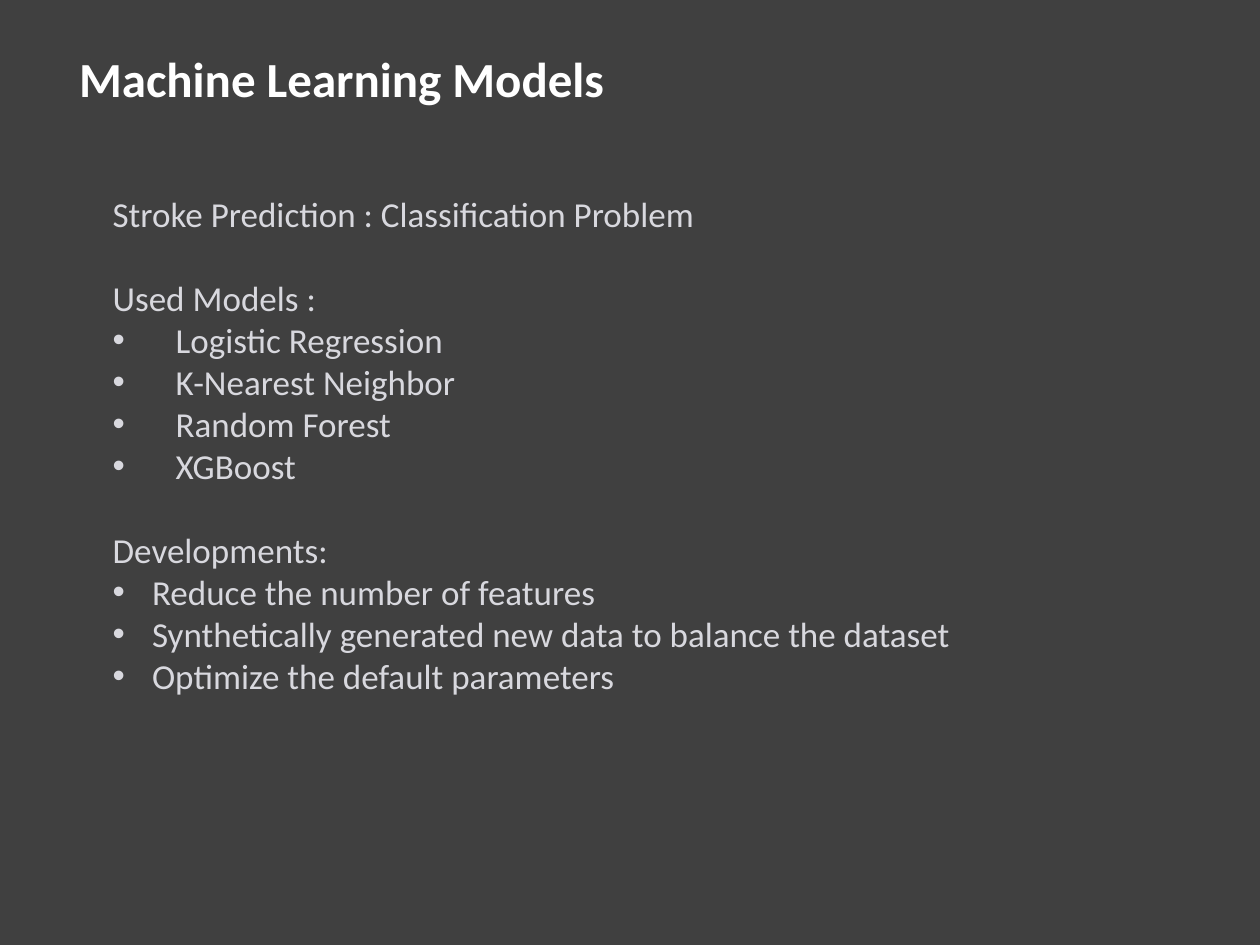
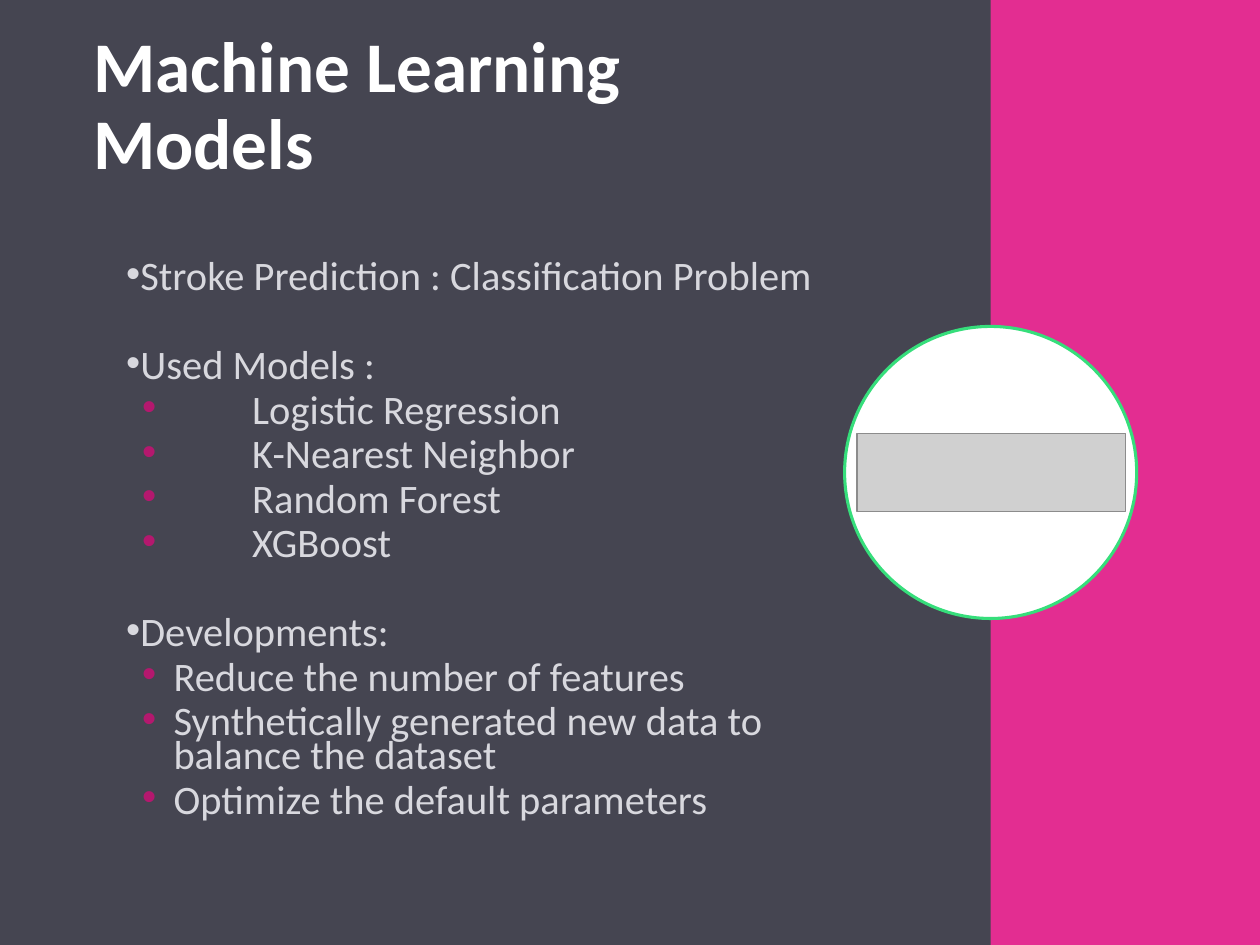
Before and after one commit to sheha919/Stroke_Prediction, a slide deck: slide 10 of stroke_pred_presentation.pptx. Drawn at 1260x945 pixels with LibreOffice and Linux fonts; fonts in the diff are those of the drawing; grey boxes stand for pictures. Boxes give left, top, right and bottom in pixels: in the first picture for what was removed or moved away, otherwise in the second. Text is boxed around its words. In the diff, an @@ line names an element or a change of style, - is before the commit and + after.

```diff
--- a/stroke_pred_presentation.pptx
+++ b/stroke_pred_presentation.pptx
@@ background #404040 to #454551 @@
@@ rectangle added at (x1=990, y1=0, x2=1260, y2=945), fill #E32D91 @@
@@ text "Machine Learning Models" moved from (x1=79, y1=62, x2=604, y2=106) to (x1=93, y1=42, x2=620, y2=170) @@
@@ text "Machine Learning Models" at (x1=93, y1=42, x2=620, y2=170): size 28 to 40.7 pt; line spacing 1 to 0.9; more space between paragraphs; vertical alignment top to middle @@
@@ text "Stroke Prediction : Classification Problem" moved from (x1=113, y1=202, x2=950, y2=695) to (x1=140, y1=262, x2=812, y2=821) @@
@@ text "Stroke Prediction : Classification Problem" at (x1=140, y1=262, x2=812, y2=821): size 20 to 23.1 pt; bullet none to •; line spacing 1 to 0.7; more space between paragraphs; indent changed; vertical alignment top to middle @@
@@ ellipse added at (x1=844, y1=326, x2=1137, y2=619), fill #FFFFFF, outline #36DE7B 1.75 pt @@
@@ picture added at (x1=857, y1=433, x2=1125, y2=512) @@
```
Also in this commit, not shown: 10 other slides changed, 2 slides added, 1 slide removed.
